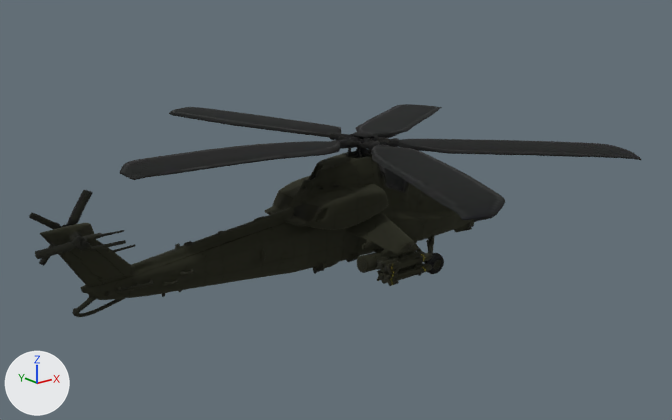
Two versions of the glTF model art/meshes/vehicles/heli_peten.glb, one commit apart.
Both versions are drawn from a 50 mm lens placed at (-4.33, -5.68, 2.91), pointed at (0.18, -0.04, 0.65). The axes (+X, +Y, +Z) are drawn at lower left. The lights are the same throughout. The picture after the commit comes second.

Script lines for the objects in view, before the commit:
```python
me_hull_glass = bpy.data.meshes.new('hull_glass')
me_hull_glass.from_pydata(...)  # 1322 vertices, 2680 faces; spans x -0.117..0.938, y -0.18..0.21, z 0.833..1.133
me_hull_glass.materials.append(mat_material)  # picture img_base_color
me_hull_hull = bpy.data.meshes.new('hull_hull')
me_hull_hull.from_pydata(...)  # 11662 vertices, 23523 faces; spans x -2.32..2.04, y -0.72..0.76, z 0.0..1.14
me_hull_hull.materials.append(mat_material)  # picture img_base_color
me_rotor_metal = bpy.data.meshes.new('rotor_metal')
me_rotor_metal.from_pydata(...)  # 5983 vertices, 12002 faces; spans x -1.65..2.44, y -2.08..2.05, z 1.04..1.29
me_rotor_metal.materials.append(mat_material)  # picture img_base_color
ob_hull_glass = bpy.data.objects.new('hull_glass', me_hull_glass)
ob_hull_glass.location = (0.0, 0.0, 0.0)
ob_hull_hull = bpy.data.objects.new('hull_hull', me_hull_hull)
ob_hull_hull.location = (0.0, 0.0, 0.0)
ob_rotor_metal = bpy.data.objects.new('rotor_metal', me_rotor_metal)
ob_rotor_metal.parent = ob_rotor_pivot
ob_rotor_metal.location = (-0.403, 0.00944, -1.189)
ob_rotor_metal.rotation_euler = (0.0000232, -0.0568, 0.0)  # degrees (0, -3.3, 0)
```
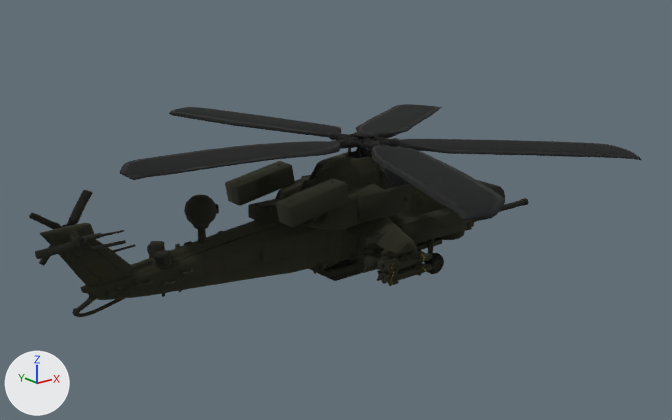
The change, as a list of edits to the scene's bpy script:
```text
Add me_kit_sensors_3_hull_hull:
    me_kit_sensors_3_hull_hull.from_pydata(...)  # 140 vertices, 236 faces; spans x -1.17..-0.22, y -0.114..0.114, z 0.633..1.0
    me_kit_sensors_3_hull_hull.materials.append(mat_material)  # picture img_base_color
Add me_kit_sensors_2_hull_hull:
    me_kit_sensors_2_hull_hull.from_pydata(...)  # 152 vertices, 216 faces; spans x -1.47..1.37, y -0.5..0.5, z 0.47..0.85
    me_kit_sensors_2_hull_hull.materials.append(mat_material)  # picture img_base_color
Add me_kit_sensors_1_hull_glass:
    me_kit_sensors_1_hull_glass.from_pydata(...)  # 96 vertices, 180 faces; spans x 1.83..2.125, y -0.15..0.15, z 0.28..0.56
    me_kit_sensors_1_hull_glass.materials.append(mat_material)  # picture img_base_color
Add me_kit_firepower_3_hull_metal:
    me_kit_firepower_3_hull_metal.from_pydata(...)  # 80 vertices, 152 faces; spans x 1.338..1.684, y -0.164..0.176, z 0.147..0.407
    me_kit_firepower_3_hull_metal.materials.append(mat_material)  # picture img_base_color
Add me_kit_firepower_2_hull_metal:
    me_kit_firepower_2_hull_metal.from_pydata(...)  # 76 vertices, 132 faces; spans x 0.094..1.332, y -0.126..0.126, z 0.075..0.245
    me_kit_firepower_2_hull_metal.materials.append(mat_material)  # picture img_base_color
Add me_kit_firepower_1_hull_metal:
    me_kit_firepower_1_hull_metal.from_pydata(...)  # 96 vertices, 166 faces; spans x 1.636..2.599, y -0.05..0.062, z 0.201..0.313
    me_kit_firepower_1_hull_metal.materials.append(mat_material)  # picture img_base_color
Add me_kit_armour_3_hull_hull:
    me_kit_armour_3_hull_hull.from_pydata(...)  # 156 vertices, 218 faces; spans x -0.05..1.396, y -0.378..0.378, z 0.164..0.52
    me_kit_armour_3_hull_hull.materials.append(mat_material)  # picture img_base_color
Add me_kit_armour_2_hull_hull:
    me_kit_armour_2_hull_hull.from_pydata(...)  # 88 vertices, 124 faces; spans x -0.572..-0.003, y -0.44..0.44, z 0.755..1.01
    me_kit_armour_2_hull_hull.materials.append(mat_material)  # picture img_base_color
Add ob_kit_sensors_3_hull_hull:
    ob_kit_sensors_3_hull_hull = bpy.data.objects.new('kit_sensors_3_hull_hull', me_kit_sensors_3_hull_hull)
    ob_kit_sensors_3_hull_hull.location = (0.0, 0.0, 0.0)
Add ob_kit_sensors_2_hull_hull:
    ob_kit_sensors_2_hull_hull = bpy.data.objects.new('kit_sensors_2_hull_hull', me_kit_sensors_2_hull_hull)
    ob_kit_sensors_2_hull_hull.location = (0.0, 0.0, 0.0)
Add ob_kit_sensors_1_hull_glass:
    ob_kit_sensors_1_hull_glass = bpy.data.objects.new('kit_sensors_1_hull_glass', me_kit_sensors_1_hull_glass)
    ob_kit_sensors_1_hull_glass.location = (0.0, 0.0, 0.0)
Add ob_kit_firepower_3_hull_metal:
    ob_kit_firepower_3_hull_metal = bpy.data.objects.new('kit_firepower_3_hull_metal', me_kit_firepower_3_hull_metal)
    ob_kit_firepower_3_hull_metal.location = (0.0, 0.0, 0.0)
Add ob_kit_firepower_2_hull_metal:
    ob_kit_firepower_2_hull_metal = bpy.data.objects.new('kit_firepower_2_hull_metal', me_kit_firepower_2_hull_metal)
    ob_kit_firepower_2_hull_metal.location = (0.0, 0.0, 0.0)
Add ob_kit_firepower_1_hull_metal:
    ob_kit_firepower_1_hull_metal = bpy.data.objects.new('kit_firepower_1_hull_metal', me_kit_firepower_1_hull_metal)
    ob_kit_firepower_1_hull_metal.location = (0.0, 0.0, 0.0)
Add ob_kit_armour_3_hull_hull:
    ob_kit_armour_3_hull_hull = bpy.data.objects.new('kit_armour_3_hull_hull', me_kit_armour_3_hull_hull)
    ob_kit_armour_3_hull_hull.location = (0.0, 0.0, 0.0)
Add ob_kit_armour_2_hull_hull:
    ob_kit_armour_2_hull_hull = bpy.data.objects.new('kit_armour_2_hull_hull', me_kit_armour_2_hull_hull)
    ob_kit_armour_2_hull_hull.location = (0.0, 0.0, 0.0)
```

What differs and where, as boxes (x1, y1, x2, y2) in the pictures (672 x 420 px):
'kit_armour_2_hull_hull', added
    after: (225, 161, 349, 227)
'kit_armour_3_hull_hull', added
    after: (309, 208, 468, 277)
'kit_sensors_3_hull_hull', added
    after: (184, 195, 287, 244)
'kit_sensors_2_hull_hull', added
    after: (147, 233, 385, 268)
'kit_firepower_2_hull_metal', added
    after: (318, 252, 375, 281)
'kit_firepower_1_hull_metal', added
    after: (474, 198, 529, 220)
'kit_sensors_1_hull_glass', added
    after: (477, 180, 505, 199)
'kit_firepower_3_hull_metal', added (mostly hidden)
    after: (440, 230, 465, 240)
'kit_armour_1_hull_hull', unchanged, uncovered by the edit
    after: (301, 175, 411, 223)
